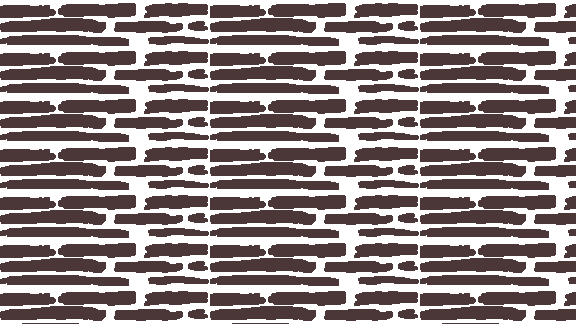
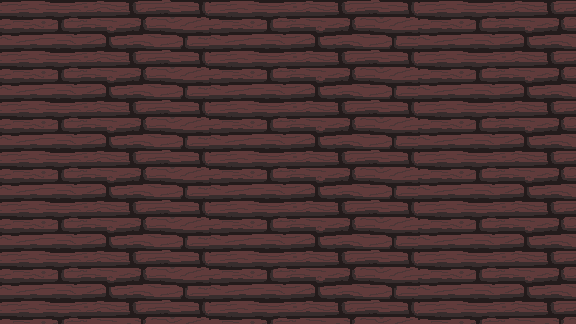
Layers edited between the first and the second 576px x 324px image:
added layer "Layer 5 copy" above "Layer 5" over bbox(0, 0, 576, 324)
added layer "Layer 6" above "tiled" over bbox(0, 0, 576, 324)
renamed "Layer 2" to "size guide", hid it, opacity 100% → 41%, painted on it over bbox(0, 3, 576, 324)
